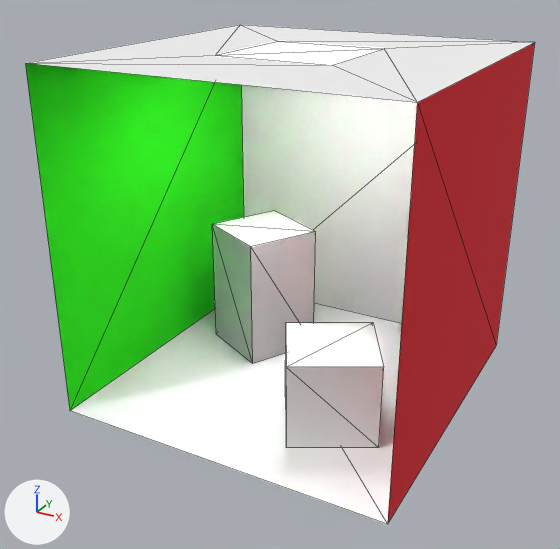
Two versions of the glTF model res/models/cornell_box_boxes.gltf, one commit apart.
Camera for both pictures: a 50 mm lens placed at (1.96, -3.8, 1.58), pointed at (-0.05, -0.15, -0.25). Every picture has the same lights, and +X, +Y and +Z are marked at lower left. The picture after the commit comes second. Mesh edges are drawn as thin lines. Where no turn or scale is listed for an object, it has been applied to the vertices.
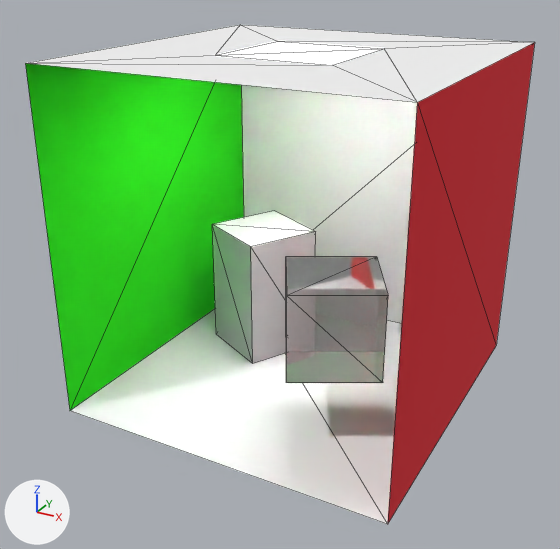
Where the change shows, as pixel boxes (x1, y1, x2, y2) in the pictures (560 x 549 px):
'Cube', recoloured, moved
    before: (285, 323, 384, 448)
    after: (286, 257, 388, 383)

Diff of the bpy script that builds the scene:
```diff
--- a/res/models/cornell_box_boxes.gltf.py
+++ b/res/models/cornell_box_boxes.gltf.py
@@ mat_material_006 @@
+mat_material_006 = principled_material('Material.006')
+mat_material_006.base_color = (1.0, 1.0, 1.0)  # white #ffffff
+mat_material_006.roughness = 0.0
+mat_material_006.ior = 1.4
+mat_material_006.transmission_weight = 1.0
@@ me_cube_001 @@
 me_cube_001.from_pydata(...)  # 8 vertices, 12 faces; spans x 0.045..0.735, y -0.704..-0.014, z -1.001..-0.493
+me_cube_001.materials.append(mat_material_006)  # white #ffffff
@@ ob_cube @@
 ob_cube = bpy.data.objects.new('Cube', me_cube_001)
-ob_cube.location = (0.0, 0.0, 0.0)
+ob_cube.location = (0.0, 0.0, 0.413)
```
